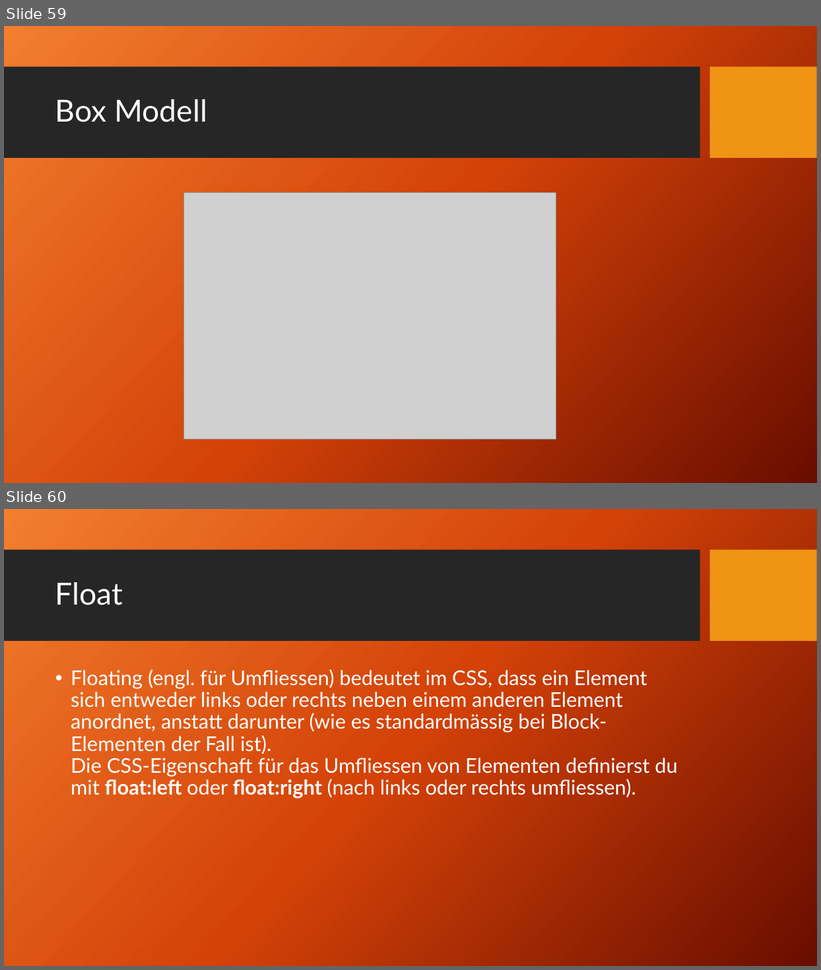
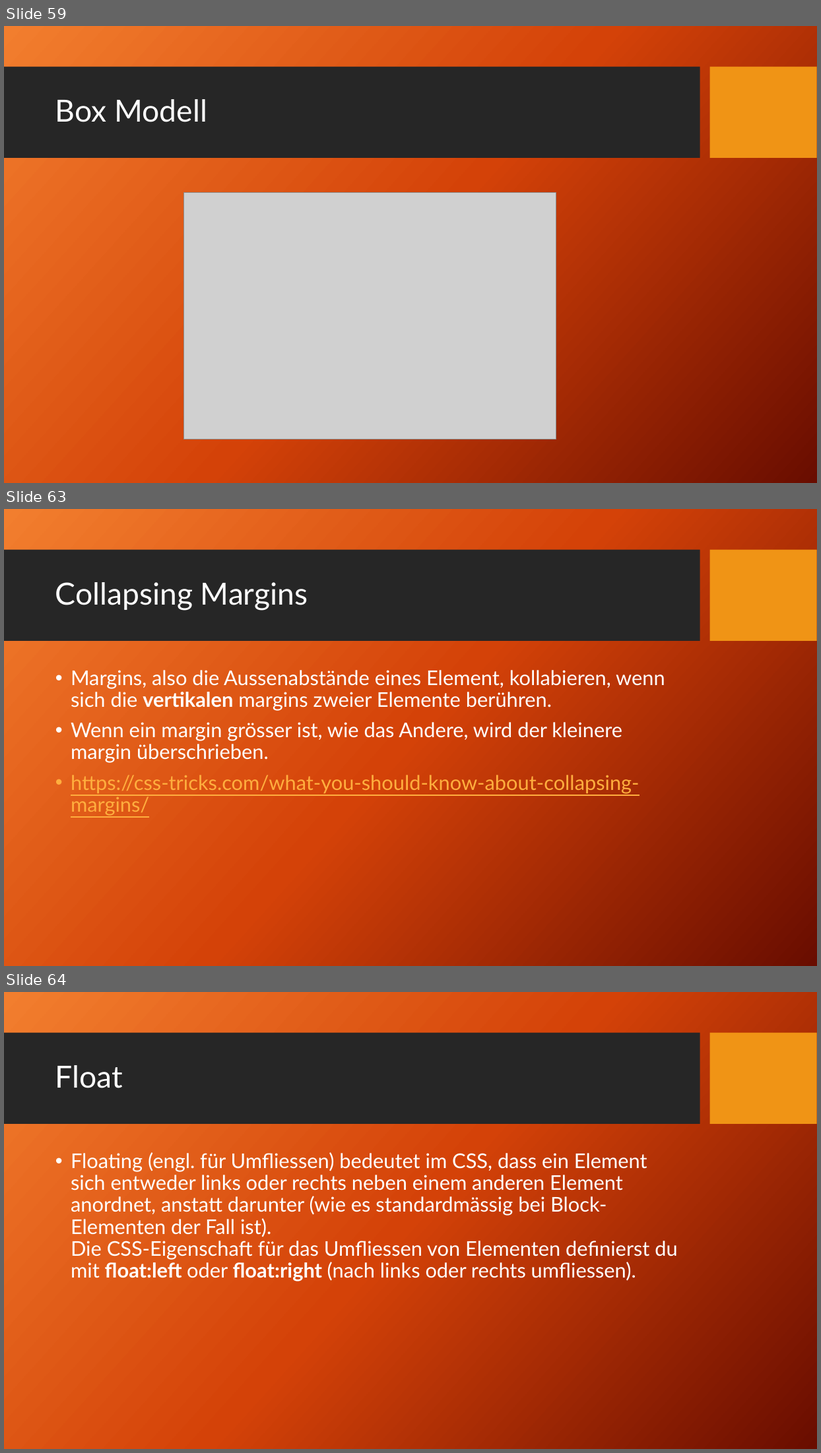
Before and after one commit to TomFrey/htmlCssBasicUebungen, a slide deck: html Schulung.pptx. Shown one above the other, each under a label of ours: slides 59 and 60 before the commit, slides 59, 63 and 64 after it; the slides between them are not shown. The pictures are 821x970 and 821x1453 pixels, drawn with LibreOffice and Linux fonts; fonts in the diff are those of the drawing; grey boxes stand for pictures; background and template pictures are left out. Boxes give left, top, right and bottom in pixels: in the first picture for what was removed or moved away, otherwise in the second. Text is boxed around its words. In the diff, an @@ line names an element or a change of style, - is before the commit and + after.

Commit message:
BoxModel Übung hinzugefügt / Folien für Boxmodell und collapsing margins

```diff
--- a/html Schulung.pptx
+++ b/html Schulung.pptx
@@ slide 63 added at <box>4,509,817,966</box>, background picture (left out); not listed: 2 template elements that a slide beside it also shows @@
@@ title added at <box>55,582,308,611</box>, 36 pt, text #FFFFFF @@
+Collapsing Margins
@@ text added at <box>71,670,665,816</box>, 24 pt, text #FFFFFF @@
+• Margins, also die Aussenabstände eines Element, kollabieren, wenn sich die vertikalen margins zweier Elemente berühren.
+• Wenn ein margin grösser ist, wie das Andere, wird der kleinere margin überschrieben.
+• https://css-tricks.com/what-you-should-know-about-collapsing-margins/
@@ what was slide 60 is now slide 64 @@
```
Also in this commit, not shown: 3 other slides added, 10 other files.
